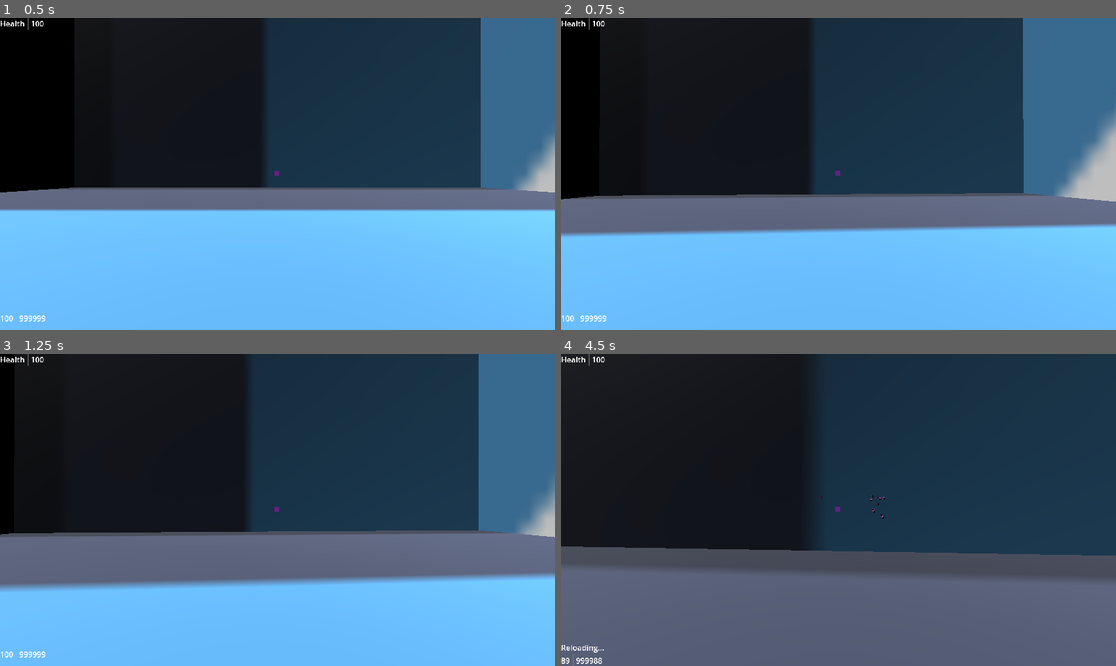
Above: before the commit, frames 1-4 (two rows, left to right).
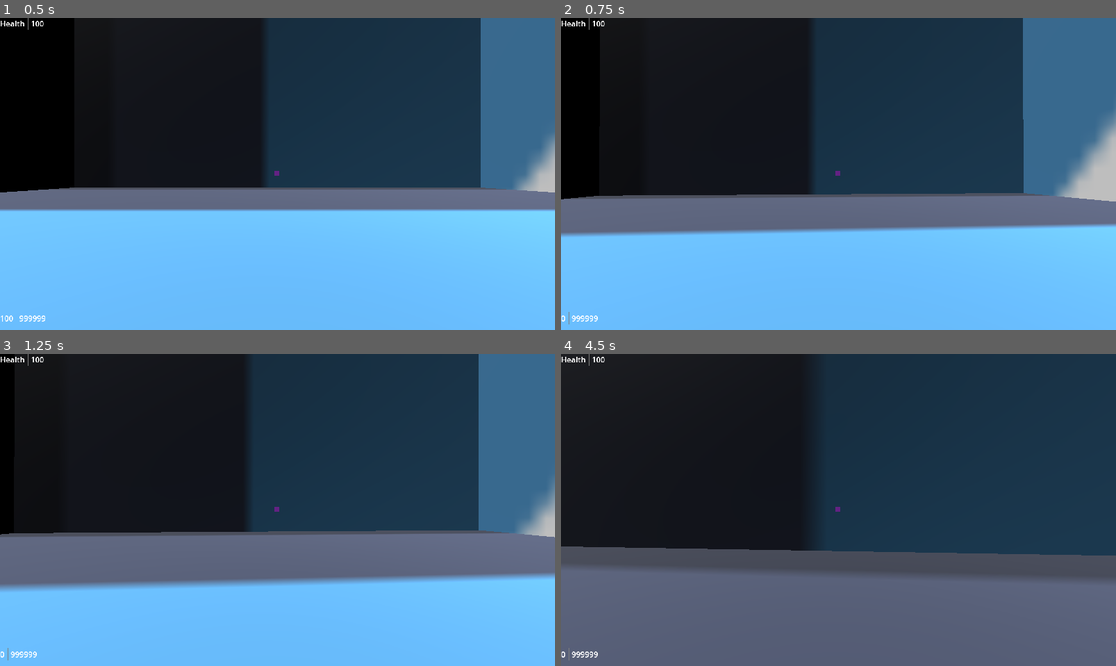
Above: after the commit, the same moments.

Repository: mabanana/FPS-Project-A
Game: Godot game, scene res://test_scene.tscn
Same seed, same stepped clock (60 frames per second), same inputs: the game is played once before the commit and once after it. The engine's default icon, where the game draws it, is replaced by a stand-in: a white triangle on a blue panel in a dark square.
Inputs (mouse positions are in pixels of both pictures, inside the frame that each line leads up to):
- Up to frame 1 (0.5 s): no input
- Up to frame 2 (0.75 s): tap Enter (ui_accept) at 0.5 s; move the mouse to (866, 174) at 0.52 s; hold Up (ui_up) from 0.53 s (still down); hold Q (drop_equip, bound only after the commit) from 0.53 s (still down)
- Up to frame 3 (1.25 s): keep holding Up (ui_up); keep holding Q (drop_equip, bound only after the commit); tap Enter (ui_accept) at 0.77 s
- Up to frame 4 (4.5 s): keep holding Up (ui_up); move the mouse to (810, 510) at 1.27 s; release Q (drop_equip, bound only after the commit) at 1.28 s; click (810, 510) at 1.35 s; tap Enter (ui_accept) at 1.52, 3.02, 3.77 s; tap Q (drop_equip, bound only after the commit) at 1.55, 2.85, 3.8, 4.35 s; move the mouse to (849, 503) at 2.02 s; hold Q (drop_equip, bound only after the commit) 2.03-2.78 s; move the mouse to (832, 516) at 2.77 s; move the mouse to (877, 513) at 3.52 s; press the mouse at (877, 513) at 3.53 s; tap R (reload) at 4.15 s; move the mouse to (794, 506) at 4.27 s; release the mouse at (794, 506) at 4.28 s

Frame 1 is identical in both runs. In frame 2, less than 0.1% of the frame differs, in the area x 0-9%, y 94-99%; in frame 3, less than 0.1%; in frame 4, 0.3%, in the area x 0-59%, y 45-100%.

Commit message:
Add gun drop and pickup

Diff:
--- a/gun.gd
+++ b/gun.gd
@@ -1,76 +1,13 @@
-extends Node3D
-class_name GunSlot
+extends Node
+class_name Gun
 
-const UNIT = 100
-const RAY_LENGTH = 1000
-const MAX_ACCURACY = 100
-
-@export var gun: GunResource
-var shoot_cd: int
-var reload_cd: int
-var reloading: bool
-var new_mag: int
-var trigger: bool = false
-var ammo_count: int = 999999
-var character: CharacterBody3D
+@export var gun_resource: GunResource
+var mag_curr: int
+var id: int
 
 func _ready():
-	reload_cd = UNIT * gun.reload_time
-	reloading = false
-	shoot_cd = 0
-	character = get_parent()
+	mag_curr = gun_resource.mag_size
 
-func set_shoot_cd():
-	shoot_cd = 100/gun.fire_rate
-
-func _process(delta):
-	if shoot_cd > 0:
-		shoot_cd -= UNIT * delta
-	if reloading:
-		if reload_cd > 0:
-			reload_cd -= UNIT * delta
-		else:
-			reloading = false
-			finish_reload()
-	if trigger:
-		handle_gun_shot((Vector3(character.camera.rotation.x, rotation.y, 0)))
-
-func shoot():
-	if shoot_cd <= 0 and gun.mag_curr > 0 and not reloading:
-		set_shoot_cd()
-		return true
-	else:
-		return false
-
-func finish_reload():
-	gun.mag_curr = new_mag
-	new_mag = 0
-
-func reload():
-	new_mag = min(ammo_count, gun.mag_size)
-	ammo_count -= new_mag - gun.mag_curr
-	reloading = true
-	reload_cd = UNIT * gun.reload_time
-
-func handle_gun_shot(view_direction):
-	if not (gun and shoot()):
-		return
-	gun.mag_curr -= 1
-	var space_state = get_world_3d().direct_space_state
-	var mousepos = bullet_spread(get_viewport().get_mouse_position(), gun.accuracy)
-	var origin = character.camera.project_ray_origin(mousepos)
-	var end = origin + character.camera.project_ray_normal(mousepos) * RAY_LENGTH
-	var query = PhysicsRayQueryParameters3D.create(origin, end)
-	query.collide_with_areas = false
-	var result = space_state.intersect_ray(query)
-	if result:
-		var new_bullet_hole = gun.bullet_hole.instantiate()
-		new_bullet_hole.position = result.position
-		# TODO: create node for decals like bullet hole instances to spawn in.
-		character.get_parent().add_child(new_bullet_hole)
-		if result.collider.has_method("take_damage"):
-			result.collider.take_damage(randf_range(gun.damage_floor, gun.damage_ceiling), self, result.position)
-
-func bullet_spread(mousepos, acc):
-	var spread = MAX_ACCURACY - acc
-	return Vector2(mousepos.x + randf_range(-spread,spread), mousepos.y + randf_range(-spread,spread))
+func _init():
+	#TODO create object id assign global method
+	id = 123
--- /dev/null
+++ b/gun_on_floor.tscn
@@ -0,0 +1,14 @@
+[gd_scene load_steps=3 format=3 uid="uid://d1bclad3l8lov"]
+
+[sub_resource type="CapsuleMesh" id="CapsuleMesh_e4gtt"]
+
+[sub_resource type="CapsuleShape3D" id="CapsuleShape3D_0wicj"]
+
+[node name="GunOnFloor" type="RigidBody3D"]
+transform = Transform3D(1, 0, 0, 0, 1, 0, 0, 0, 1, 5.19853, 0.71666, 0)
+
+[node name="MeshInstance3D" type="MeshInstance3D" parent="."]
+mesh = SubResource("CapsuleMesh_e4gtt")
+
+[node name="CollisionShape3D" type="CollisionShape3D" parent="."]
+shape = SubResource("CapsuleShape3D_0wicj")
--- a/gun_resource.gd
+++ b/gun_resource.gd
@@ -3,7 +3,6 @@
 
 @export var oid: int
 @export var name: String
-var mag_curr: int
 @export var mag_size: int
 @export var damage_floor: int
 @export var damage_ceiling: int
@@ -11,6 +10,3 @@
 @export var reload_time: int
 @export var accuracy: int
 @export var bullet_hole: PackedScene
-
-func _init():
-	mag_curr = mag_size
--- /dev/null
+++ b/gun_slot.gd
@@ -0,0 +1,99 @@
+extends Node3D
+class_name GunSlot
+
+const UNIT = 100
+const RAY_LENGTH = 1000
+const MAX_ACCURACY = 100
+
+@export var gun: Gun
+@export var dropped_gun: PackedScene
+var shoot_cd: int
+var reload_cd: int
+var reloading: bool
+var new_mag: int
+var trigger: bool = false
+var ammo_count: int = 999999
+var character: CharacterBody3D
+
+func _ready():
+	reload_cd = UNIT * gun.gun_resource.reload_time
+	reloading = false
+	shoot_cd = 0
+	character = get_parent()
+
+func set_shoot_cd():
+	shoot_cd = 100/gun.gun_resource.fire_rate
+
+func _process(delta):
+	if not gun:
+		return
+	if shoot_cd > 0:
+		shoot_cd -= UNIT * delta
+	if reloading:
+		if reload_cd > 0:
+			reload_cd -= UNIT * delta
+		else:
+			reloading = false
+			finish_reload()
+	if trigger:
+		handle_gun_shot((Vector3(character.camera.rotation.x, rotation.y, 0)))
+
+func shoot():
+	if shoot_cd <= 0 and gun.mag_curr > 0 and not reloading:
+		set_shoot_cd()
+		return true
+	else:
+		return false
+
+func finish_reload():
+	gun.mag_curr = new_mag
+	new_mag = 0
+
+func reload():
+	if not gun:
+		return
+	new_mag = min(ammo_count, gun.gun_resource.mag_size)
+	ammo_count -= new_mag - gun.mag_curr
+	reloading = true
+	reload_cd = UNIT * gun.gun_resource.reload_time
+
+func handle_gun_shot(view_direction):
+	if not (gun and shoot()):
+		return
+	gun.mag_curr -= 1
+	var space_state = get_world_3d().direct_space_state
+	var mousepos = bullet_spread(get_viewport().get_mouse_position(), gun.gun_resource.accuracy)
+	var origin = character.camera.project_ray_origin(mousepos)
+	var end = origin + character.camera.project_ray_normal(mousepos) * RAY_LENGTH
+	var query = PhysicsRayQueryParameters3D.create(origin, end)
+	query.collide_with_areas = false
+	var result = space_state.intersect_ray(query)
+	if result:
+		var new_bullet_hole = gun.gun_resource.bullet_hole.instantiate()
+		new_bullet_hole.position = result.position
+		# TODO: create node for decals like bullet hole instances to spawn in.
+		character.get_parent().add_child(new_bullet_hole)
+		if result.collider.has_method("take_damage"):
+			result.collider.take_damage(randf_range(gun.gun_resource.damage_floor, gun.gun_resource.damage_ceiling), self, result.position)
+
+func bullet_spread(mousepos, acc):
+	var spread = MAX_ACCURACY - acc
+	return Vector2(mousepos.x + randf_range(-spread,spread), mousepos.y + randf_range(-spread,spread))
+
+func drop_gun():
+	if not gun:
+		return
+	var new_dropped_gun = dropped_gun.instantiate()
+	gun.reparent(new_dropped_gun)
+	print("Gun Slot: ", gun.name, " has been dropped.")
+	gun = null
+	character.get_parent().add_child(new_dropped_gun)
+	reloading = false
+	shoot_cd = false
+	trigger = false
+
+
+func pickup_and_equip_gun(new_gun: Gun):
+	new_gun.reparent(character)
+	gun = new_gun
+	print("Gun Slot: ", gun.name, " has been equipped.")
--- a/player.gd
+++ b/player.gd
@@ -29,9 +29,10 @@
 
 	elif event.is_action_released("left_click"):
 		gun_slot.trigger = false
-	elif event.is_action_pressed("reload"):
+	if event.is_action_pressed("reload"):
 		gun_slot.reload()
-
+	if event.is_action_pressed("drop_equip"):
+		gun_slot.drop_gun()
 
 func _physics_process(delta):
 	# Add the gravity.
@@ -56,12 +57,20 @@
 	move_and_slide()
 
 func _process(delta):
-	hud.mag = gun_slot.gun.mag_curr
+	if gun_slot.gun:
+		hud.mag = gun_slot.gun.mag_curr
+	else:
+		hud.mag = 0
 	hud.ammo = gun_slot.ammo_count
 	hud.hp = hp
 	hud.reload = gun_slot.reloading
 	hud.update()
 	var object_in_view = get_object_in_view()
+	# debug
+	var gun_node = object_in_view.get_node_or_null("Gun")
+	if gun_node:
+		gun_slot.pickup_and_equip_gun(gun_node)
+		object_in_view.queue_free()
 
 func get_object_in_view():
 	var space_state = get_world_3d().direct_space_state
@@ -71,4 +80,4 @@
 	var query = PhysicsRayQueryParameters3D.create(origin, end)
 	var result = space_state.intersect_ray(query)
 	if result:
-		return result["collider"].name
+		return result["collider"]
--- a/project.godot
+++ b/project.godot
@@ -64,6 +64,11 @@
 "events": [Object(InputEventKey,"resource_local_to_scene":false,"resource_name":"","device":-1,"window_id":0,"alt_press …(192 unchanged characters)…
 ]
 }
+drop_equip={
+"deadzone": 0.5,
+"events": [Object(InputEventKey,"resource_local_to_scene":false,"resource_name":"","device":-1,"window_id":0,"alt_pressed":false,"shift_pressed":false,"ctrl_pressed":false,"meta_pressed":false,"pressed":false,"keycode":0,"physical_keycode":81,"key_label":0,"unicode":113,"location":0,"echo":false,"script":null)
+]
+}
 
 [rendering]
 
--- a/test_scene.tscn
+++ b/test_scene.tscn
@@ -4,8 +4,10 @@
 [ext_resource type="Texture2D" uid="uid://brje054dv2kjn" path="res://icon.svg" id="1_fv1bh"]
 [ext_resource type="PackedScene" uid="uid://cix1j6ynfe7pn" path="res://hud.tscn" id="1_j5fux"]
 [ext_resource type="Script" path="res://target_dummy.gd" id="3_j23id"]
-[ext_resource type="Script" path="res://gun.gd" id="4_m03wx"]
+[ext_resource type="Script" path="res://gun_slot.gd" id="4_m03wx"]
 [ext_resource type="Resource" uid="uid://1dmhlugin155" path="res://test_gun_a.tres" id="5_eijvp"]
+[ext_resource type="PackedScene" uid="uid://d1bclad3l8lov" path="res://gun_on_floor.tscn" id="7_6nd1y"]
+[ext_resource type="Script" path="res://gun.gd" id="7_mdo1i"]
 
 [sub_resource type="StandardMaterial3D" id="StandardMaterial3D_nbs7j"]
 albedo_texture = ExtResource("1_fv1bh")
@@ -37,10 +39,6 @@
 
 [sub_resource type="ConcavePolygonShape3D" id="ConcavePolygonShape3D_pwr4p"]
 data = PackedVector3Array(30, 50, 30, -30, 50, 30, -30, -50, 30, 30, -50, 30, 30, 50, 30, -30, -50, 30, -30, 50, -30, 3 …(392 unchanged characters)…
-
-[sub_resource type="CapsuleMesh" id="CapsuleMesh_e4gtt"]
-
-[sub_resource type="CapsuleShape3D" id="CapsuleShape3D_0wicj"]
 
 [node name="Test Scene" type="Node3D"]
 
@@ -80,10 +78,15 @@
 [node name="MeshInstance3D" type="MeshInstance3D" parent="Player/CollisionShape3D"]
 mesh = SubResource("BoxMesh_d7rov")
 
-[node name="GunSlot" type="Node3D" parent="Player"]
+[node name="GunSlot" type="Node3D" parent="Player" node_paths=PackedStringArray("gun")]
 unique_name_in_owner = true
 script = ExtResource("4_m03wx")
-gun = ExtResource("5_eijvp")
+gun = NodePath("../Gun")
+dropped_gun = ExtResource("7_6nd1y")
+
+[node name="Gun" type="Node" parent="Player"]
+script = ExtResource("7_mdo1i")
+gun_resource = ExtResource("5_eijvp")
 
 [node name="Target Dummy" type="CharacterBody3D" parent="."]
 transform = Transform3D(1, 0, 0, 0, 1, 0, 0, 0, 1, 10, 1.5, 0)
@@ -106,12 +109,3 @@
 [node name="CollisionShape3D" type="CollisionShape3D" parent="StaticBody3D"]
 transform = Transform3D(1, 0, 0, 0, 1, 0, 0, 0, 1, 0, 51, 0)
 shape = SubResource("ConcavePolygonShape3D_pwr4p")
-
-[node name="GunOnFloor" type="RigidBody3D" parent="."]
-transform = Transform3D(1, 0, 0, 0, 1, 0, 0, 0, 1, 5.19853, 0.71666, 0)
-
-[node name="MeshInstance3D" type="MeshInstance3D" parent="GunOnFloor"]
-mesh = SubResource("CapsuleMesh_e4gtt")
-
-[node name="CollisionShape3D" type="CollisionShape3D" parent="GunOnFloor"]
-shape = SubResource("CapsuleShape3D_0wicj")
